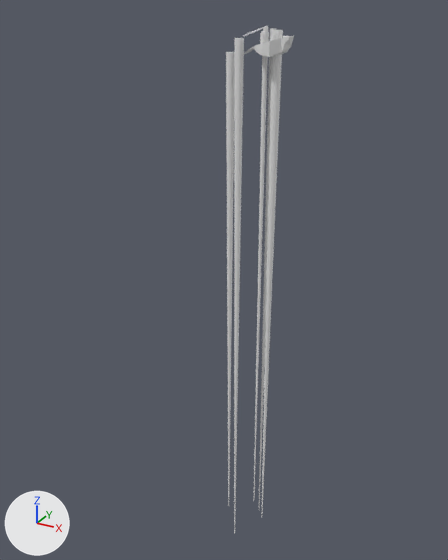
Two versions of the Blender file Assets/Models/levels/prologue/4.blend, one commit apart.
Rendered twice from a 50 mm camera at (269.0, -505.0, 40.0) aimed at (-11.0, 4.0, -214.0). Lighting does not change. The marker at lower left points along +X, +Y and +Z.
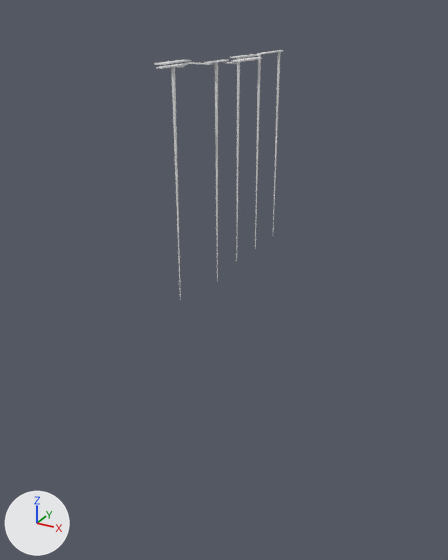
The change, as a diff of the scene's bpy script:
```diff
--- a/Assets/Models/levels/prologue/4.blend.py
+++ b/Assets/Models/levels/prologue/4.blend.py
@@ me_cube @@
 # used by ob_cube; location = (0.0, 0.0, 0.0); scale = (4.16, 11.7, 4.16)
-me_cube.from_pydata(...)  # 330 vertices, 265 faces, 4 loose edges; spans x 0.0..12.76, y -1.0..1.13, z 0.63..4.55
+me_cube.from_pydata(...)  # 8 vertices, 6 faces; spans x -1.0..1.0, y -0.07..1.0, z 0.08..1.0
+# me_cube part 1: 330 vertices removed from x 0.0..12.76, y -1.0..1.13, z 0.63..4.55; 8 vertices added at x -1.0..1.0, y -0.07..1.0, z 0.08..1.0, forming a box
 me_cube.materials.append(mat_material)
-me_cube.materials.append(mat_material_001)  # white #e7e7e7
-me_cube.materials.append(mat_material_031)  # white #e7e7e7
-me_cube.materials.append(mat_material_033)  # white #e7e7e7
+me_cube.materials.append(mat_material_013)  # white #e7e7e7
@@ me_cube_015 @@
+me_cube_015.from_pydata([(-1.0, -1.0, -25.0), (0.0, 0.0, 169.0), (-1.0, 1.0, -25.0), (0.0, 0.0, 169.0), (1.0, -1.0, -25.0), (0.0, 0.0, 169.0), (1.0, 1.0, -25.0), (0.0, 0.0, 169.0)], [], [(0, 1, 3, 2), (2, 3, 7, 6), (6, 7, 5, 4), (4, 5, 1, 0), (2, 6, 4, 0), (7, 3, 1, 5)])
@@ me_cube_010 @@
+me_cube_010.from_pydata([(1.0, 1.0, 1.0), (1.0, 1.0, 0.08), (1.0, -1.0, 1.0), (1.0, -1.0, 0.08), (-1.0, 1.0, 1.0), (-1.0, 1.0, 0.08), (-1.0, -1.0, 1.0), (-1.0, -1.0, 0.08)], [], [(0, 4, 6, 2), (3, 2, 6, 7), (7, 6, 4, 5), (5, 1, 3, 7), (1, 0, 2, 3), (5, 4, 0, 1)])
+for i in [0]: me_cube_010.polygons[i].material_index = 1
+me_cube_010.materials.append(mat_material_010)  # white #e7e7e7
+me_cube_010.materials.append(mat_material_017)  # white #e7e7e7
@@ me_cube_004 @@
+me_cube_004.from_pydata([(1.0, 1.0, 1.0), (1.0, 1.0, 0.08), (1.0, -0.27, 1.0), (1.0, -0.27, 0.08), (-1.0, 1.0, 1.0), (-1.0, 1.0, 0.08), (-1.0, -0.27, 1.0), (-1.0, -0.27, 0.08)], [], [(0, 4, 6, 2), (3, 2, 6, 7), (7, 6, 4, 5), (5, 1, 3, 7), (1, 0, 2, 3), (5, 4, 0, 1)])
+for i in [0]: me_cube_004.polygons[i].material_index = 1
+me_cube_004.materials.append(mat_material_004)  # white #e7e7e7
+me_cube_004.materials.append(mat_material_011)  # white #e7e7e7
@@ me_cube_003 @@
+me_cube_003.from_pydata([(1.0, 1.0, 1.0), (1.0, 1.0, 0.08), (1.0, -0.13, 1.0), (1.0, -0.13, 0.08), (-1.0, 1.0, 1.0), (-1.0, 1.0, 0.08), (-1.0, -0.13, 1.0), (-1.0, -0.13, 0.08)], [], [(0, 4, 6, 2), (3, 2, 6, 7), (7, 6, 4, 5), (5, 1, 3, 7), (1, 0, 2, 3), (5, 4, 0, 1)])
+for i in [0]: me_cube_003.polygons[i].material_index = 1
+me_cube_003.materials.append(mat_material_003)  # white #e7e7e7
+me_cube_003.materials.append(mat_material_012)  # white #e7e7e7
@@ ob_cube @@
 ob_cube.location = (0.0, 0.0, 0.0)
-ob_cube.scale = (4.16, 11.7, 4.16)
+ob_cube.scale = (2.48, 27.7, 1.0)
@@ ob_cylinder_002 @@
-ob_cylinder_002 = bpy.data.objects.new('Cylinder.002', me_cylinder_002)
@@ ob_cylinder_003 @@
-ob_cylinder_003 = bpy.data.objects.new('Cylinder.003', me_cylinder_003)
@@ ob_cylinder_004 @@
-ob_cylinder_004 = bpy.data.objects.new('Cylinder.004', me_cylinder_004)
@@ ob_cylinder_005 @@
-ob_cylinder_005 = bpy.data.objects.new('Cylinder.005', me_cylinder_005)
@@ ob_cylinder_006 @@
-ob_cylinder_006 = bpy.data.objects.new('Cylinder.006', me_cylinder_006)
@@ ob_cylinder_007 @@
-ob_cylinder_007 = bpy.data.objects.new('Cylinder.007', me_cylinder_007)
@@ ob_cylinder_008 @@
-ob_cylinder_008 = bpy.data.objects.new('Cylinder.008', me_cylinder_008)
@@ ob_cube_013 @@
+ob_cube_013 = bpy.data.objects.new('Cube.013', me_cube_015)
+ob_cube_013.location = (0.0, 98.0, -25.0)
+ob_cube_013.rotation_euler = (0.0, 3.142, 0.0)  # degrees (0, 180, 0)
@@ ob_cube_012 @@
+ob_cube_012 = bpy.data.objects.new('Cube.012', me_cube_015.copy())
+ob_cube_012.location = (0.0, 53.0, -25.0)
+ob_cube_012.rotation_euler = (0.0, 3.142, 0.0)  # degrees (0, 180, 0)
@@ ob_cube_011 @@
+ob_cube_011 = bpy.data.objects.new('Cube.011', me_cube_015.copy())
+ob_cube_011.location = (0.0, 11.0, -25.0)
+ob_cube_011.rotation_euler = (0.0, 3.142, 0.0)  # degrees (0, 180, 0)
@@ ob_cube_005 @@
+ob_cube_005 = bpy.data.objects.new('Cube.005', me_cube_015.copy())
+ob_cube_005.location = (7.0, -40.0, -26.0)
+ob_cube_005.rotation_euler = (0.0, 3.142, 0.0)  # degrees (0, 180, 0)
@@ ob_cube_002 @@
+ob_cube_002 = bpy.data.objects.new('Cube.002', me_cube_015.copy())
+ob_cube_002.location = (-1.0, -92.0, -25.0)
+ob_cube_002.rotation_euler = (0.0, 3.142, 0.0)  # degrees (0, 180, 0)
@@ ob_cube_010 @@
+ob_cube_010 = bpy.data.objects.new('Cube.010', me_cube_010)
+ob_cube_010.location = (-6.0, -47.0, -2.0)
+ob_cube_010.scale = (-11.8, 1.67, 1.0)
@@ ob_cube_006 @@
+ob_cube_006 = bpy.data.objects.new('Cube.006', me_cube_006)  # 36 vertices, 30 faces; spans x -4.0..43.7, y -21.0..122.0, z -1.1..1.0; in mat_material_006 (white #e7e7e7), mat_material_002 (white #e7e7e7)
+ob_cube_006.location = (-20.0, -64.0, 0.0)
@@ ob_cube_004 @@
+ob_cube_004 = bpy.data.objects.new('Cube.004', me_cube_004)
+ob_cube_004.location = (-1.0, -103.0, 0.0)
+ob_cube_004.scale = (2.48, 27.7, 1.0)
@@ ob_cube_003 @@
+ob_cube_003 = bpy.data.objects.new('Cube.003', me_cube_003)
+ob_cube_003.location = (6.0, -52.0, -1.0)
+ob_cube_003.scale = (2.48, 27.7, 1.0)
```

Boxes (x1, y1, x2, y2) around the edits, measured in the pictures (448 x 560 px):
'Cylinder.008', deleted: before (234, 38, 244, 534)
'Cylinder.004', deleted: before (261, 30, 283, 517)
'Cylinder.007', deleted: before (226, 52, 234, 506)
'Cylinder.006', deleted: before (253, 27, 268, 501)
'Cylinder.005', deleted: before (259, 28, 276, 509)
'Cube', reshaped, rescaled: before (244, 36, 294, 57); after (229, 55, 250, 58)
'Cube.002', added: after (171, 67, 181, 301)
'Cube.005', added: after (215, 62, 218, 281)
'Cube.012', added: after (255, 54, 261, 249)
'Cube.011', added: after (236, 58, 240, 261)
'Cube.013', added: after (273, 52, 281, 231)
'Cube.006', added: after (154, 54, 262, 65)
'Cube.004', added: after (156, 64, 188, 69)
'Cylinder.003', deleted: before (261, 31, 269, 42)
'Cube.003', added: after (204, 59, 229, 64)
'Cube.010', added: after (185, 62, 213, 65)
